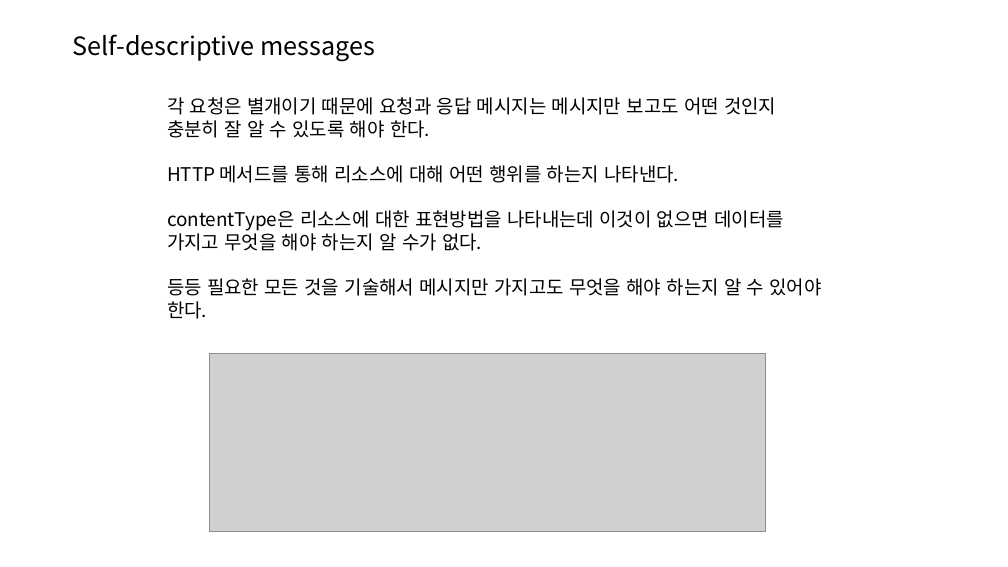
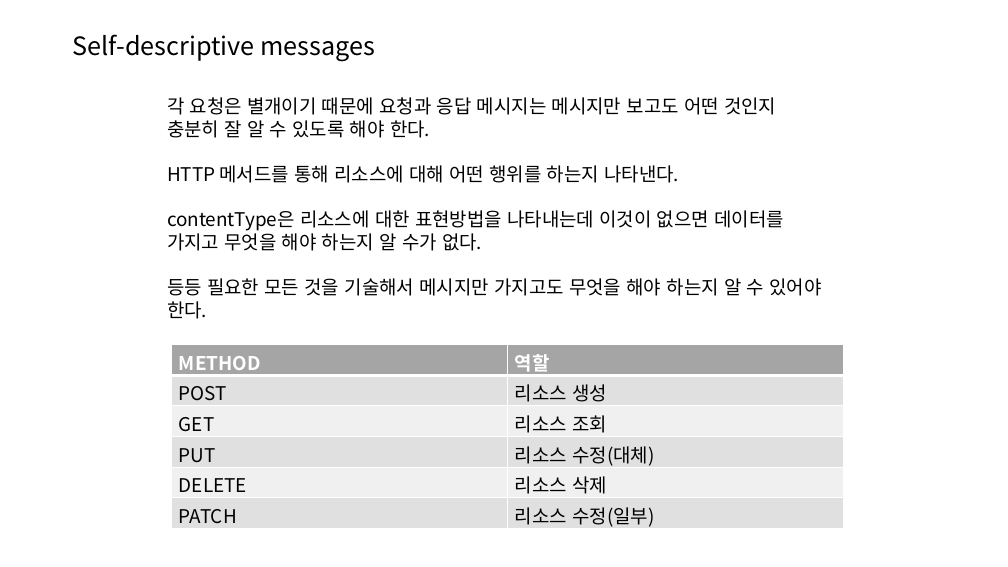
Before and after one commit to joonYK/study-boot-rest, a slide deck: slide 18 of SpringBoot Rest API.pptx. Drawn at 1008x567 pixels with LibreOffice and Linux fonts; fonts in the diff are those of the drawing; grey boxes stand for pictures. Boxes give left, top, right and bottom in pixels: in the first picture for what was removed or moved away, otherwise in the second. Text is boxed around its words. In the diff, an @@ line names an element or a change of style, - is before the commit and + after.

Commit message:
PPT 수정

```diff
--- a/SpringBoot Rest API.pptx
+++ b/SpringBoot Rest API.pptx
@@ table added at (172,345,843,531), 6 rows, 2 columns @@
+METHOD | 역할
+POST | 리소스 생성
+GET | 리소스 조회
+PUT | 리소스 수정(대체)
+DELETE | 리소스 삭제
+PATCH | 리소스 수정(일부)
@@ picture removed at (209,354,765,532) @@
```
Also in this commit, not shown: 5 other slides changed.
